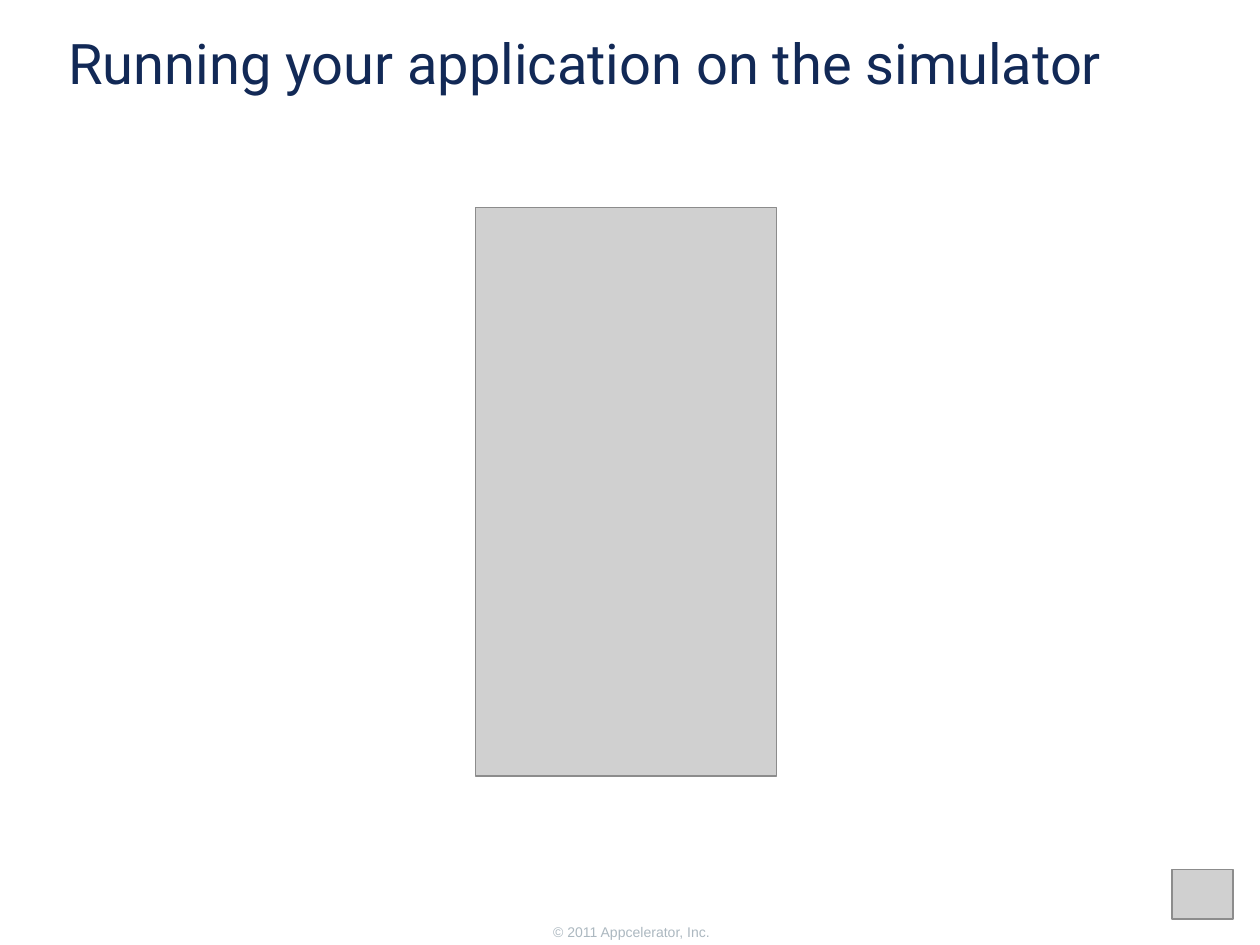
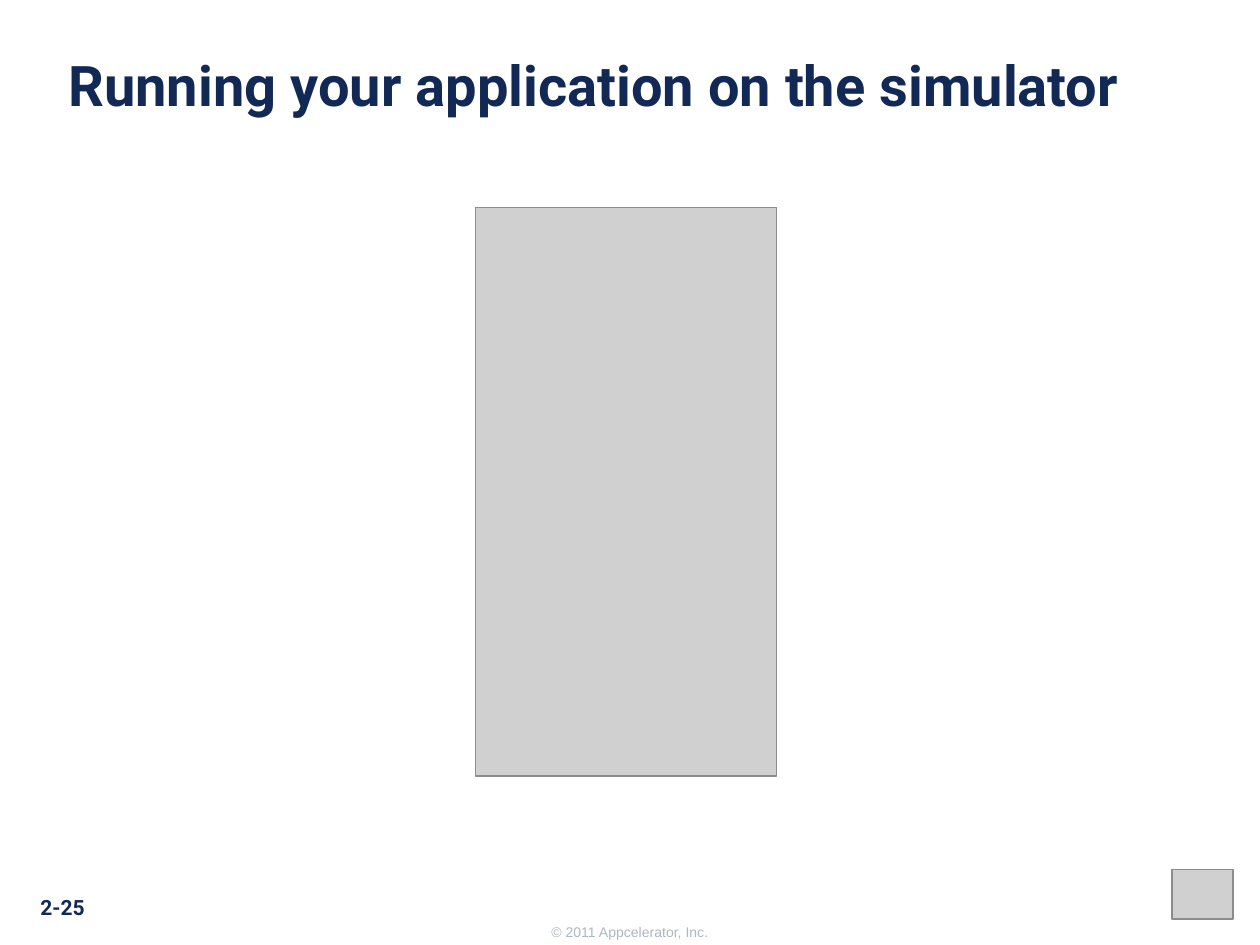
Before and after one commit to appcelerator-training-archive/tcad_certification, a slide deck: slide 25 of 210/210.ppt. Drawn at 1260x945 pixels with LibreOffice and Linux fonts; fonts in the diff are those of the drawing; grey boxes stand for pictures; background and template pictures are left out. Boxes give left, top, right and bottom in pixels: in the first picture for what was removed or moved away, otherwise in the second. Text is boxed around its words. In the diff, an @@ line names an element or a change of style, - is before the commit and + after.

```diff
--- a/210/210.ppt
+++ b/210/210.ppt
@@ text "Running your application on the ...": place and size @@
-text "Running your application on the ..." at [68, 42, 1101, 96]
+text "Running your application on the ..." at [68, 64, 1119, 118]
@@ text "Running your application on the ..." at [68, 64, 1119, 118]: bold on @@
@@ page number added at [40, 900, 84, 916], 12 pt, text #122956, bold @@
+2-25
@@ text added at [566, 927, 709, 940], 8 pt, text #ACB8C0 @@
+© 2011 Appcelerator, Inc.
@@ text removed at [567, 927, 710, 940] @@
-© 2011 Appcelerator, Inc.
```
Also in this commit, not shown: 27 other slides changed, 1 slide added, 5 slides removed, 54 other files.
